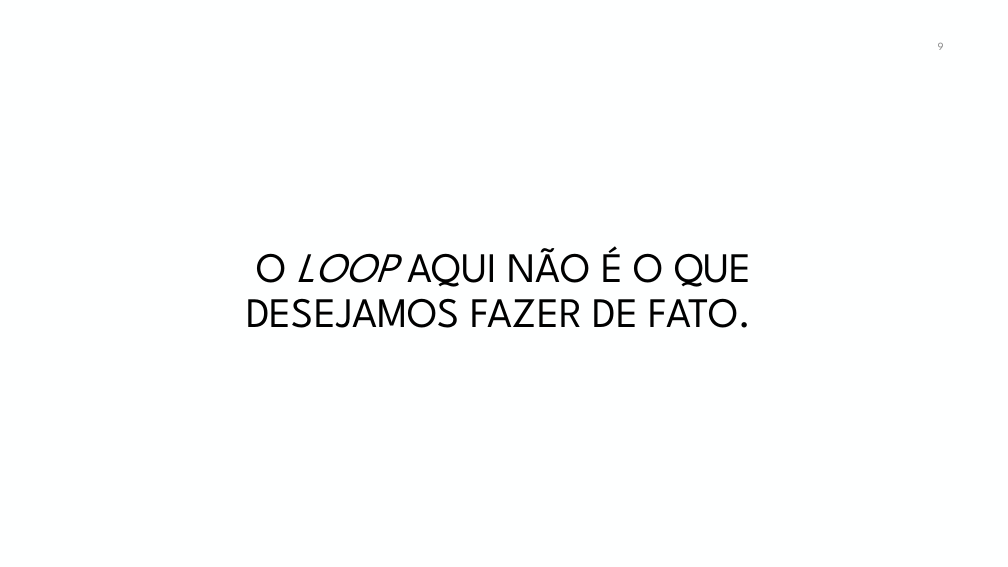
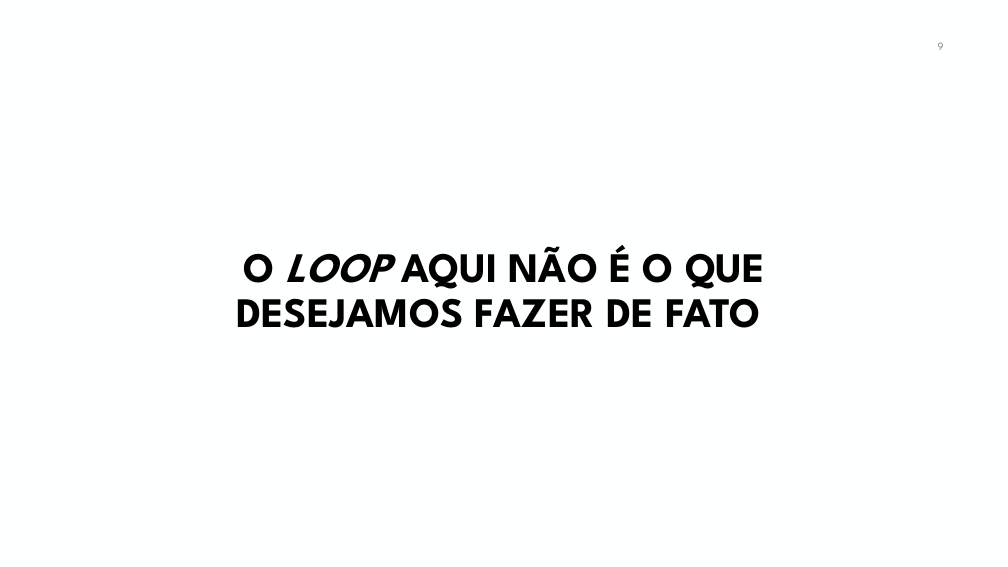
Before and after one commit to manoelcampos/curso-programacao-funcional-java, a slide deck: slide 9 of programacao-funcional-java8.pptx. Drawn at 1008x567 pixels with LibreOffice and Linux fonts; fonts in the diff are those of the drawing; background and template pictures are left out. Boxes give left, top, right and bottom in pixels: in the first picture for what was removed or moved away, otherwise in the second. Text is boxed around its words. In the diff, an @@ line names an element or a change of style, - is before the commit and + after.

```diff
--- a/programacao-funcional-java8.pptx
+++ b/programacao-funcional-java8.pptx
@@ title at (236,245,765,328): text changed; bold on @@
-O LOOP AQUI NÃO É O QUE DESEJAMOS FAZER DE FATO.
+O LOOP AQUI NÃO É O QUE DESEJAMOS FAZER DE FATO
```
Also in this commit, not shown: 17 other slides changed.
